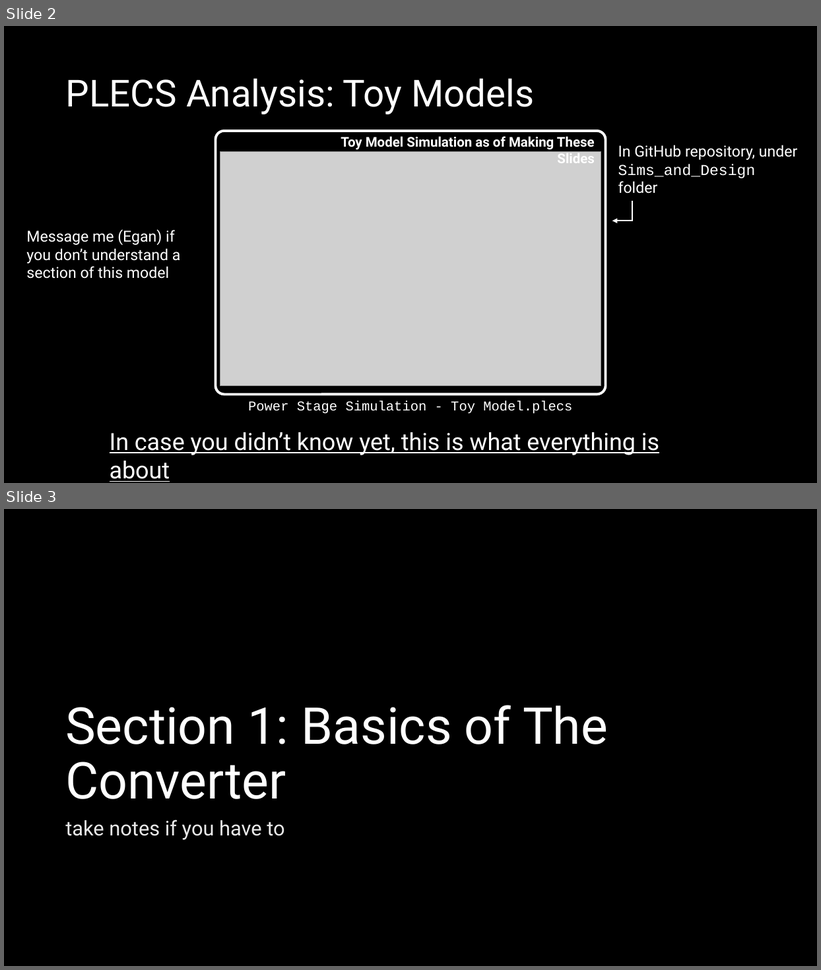
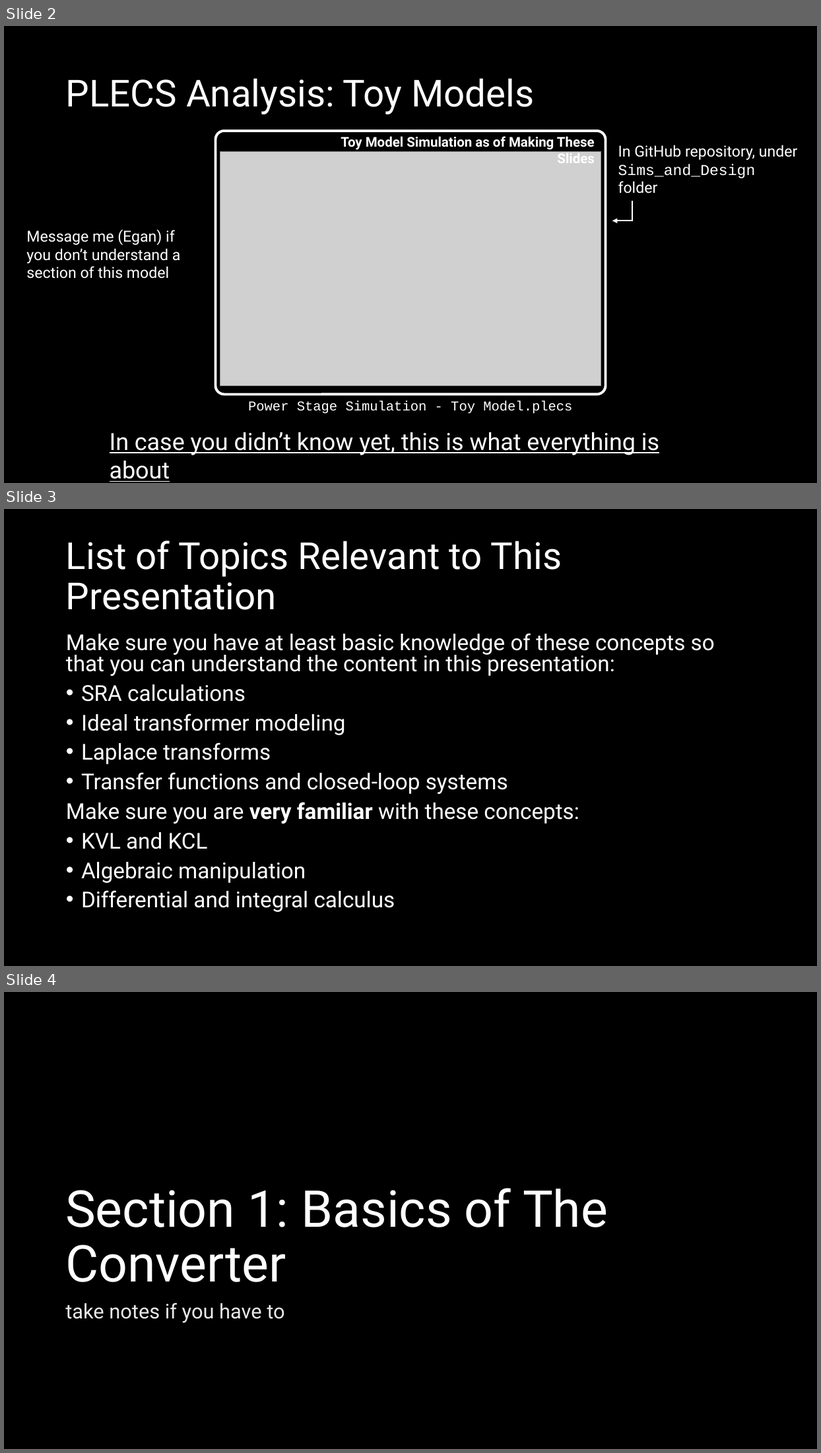
Before and after one commit to ut-ras/rm_electrical-supercap_v2, a slide deck: UT Robomasters – Supercap Power Stage Modeling.pptx. Shown one above the other, each under a label of ours: slides 2 and 3 before the commit, slides 2, 3 and 4 after it. The pictures are 821x970 and 821x1453 pixels, drawn with LibreOffice and Linux fonts; fonts in the diff are those of the drawing; grey boxes stand for pictures. Boxes give left, top, right and bottom in pixels: in the first picture for what was removed or moved away, otherwise in the second. Text is boxed around its words. In the diff, an @@ line names an element or a change of style, - is before the commit and + after.

```diff
--- a/UT Robomasters – Supercap Power Stage Modeling.pptx
+++ b/UT Robomasters – Supercap Power Stage Modeling.pptx
@@ slide 3 added at (4,509,817,966), background #000000 @@
@@ title added at (66,541,562,610), 44 pt, text #FFFFFF @@
+List of Topics Relevant to This Presentation
@@ text added at (66,633,715,912), 25.9 pt, text #FFFFFF @@
+Make sure you have at least basic knowledge of these concepts so that you can understand the content in this presentation:
+• SRA calculations
+• Ideal transformer modeling
+• Laplace transforms
+• Transfer functions and closed-loop systems
+Make sure you are very familiar with these concepts:
+• KVL and KCL
+• Algebraic manipulation
+• Differential and integral calculus
@@ what was slide 3 is now slide 4 @@
```
Also in this commit, not shown: 1 slide changed, 3 other slides added, 2 slides removed.
